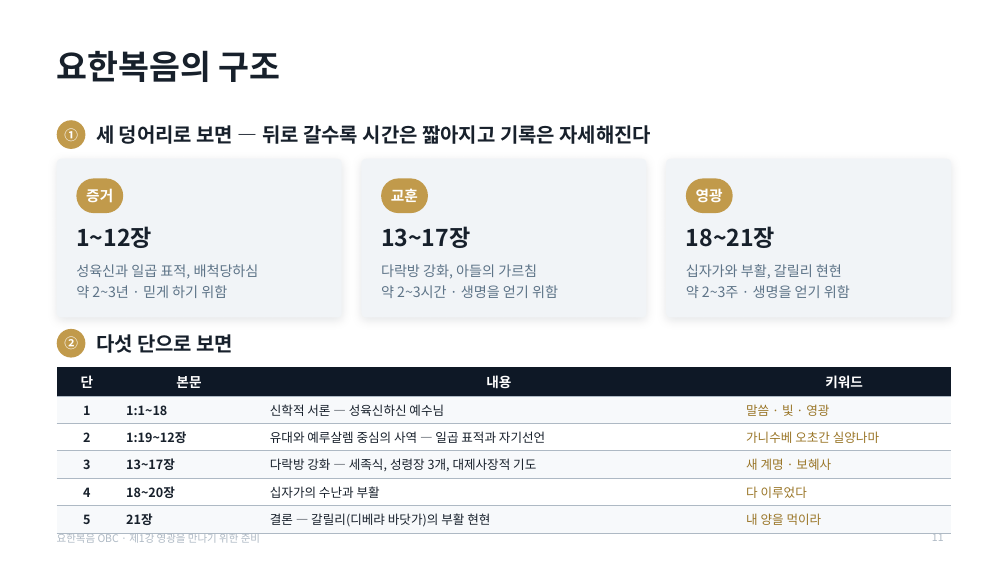
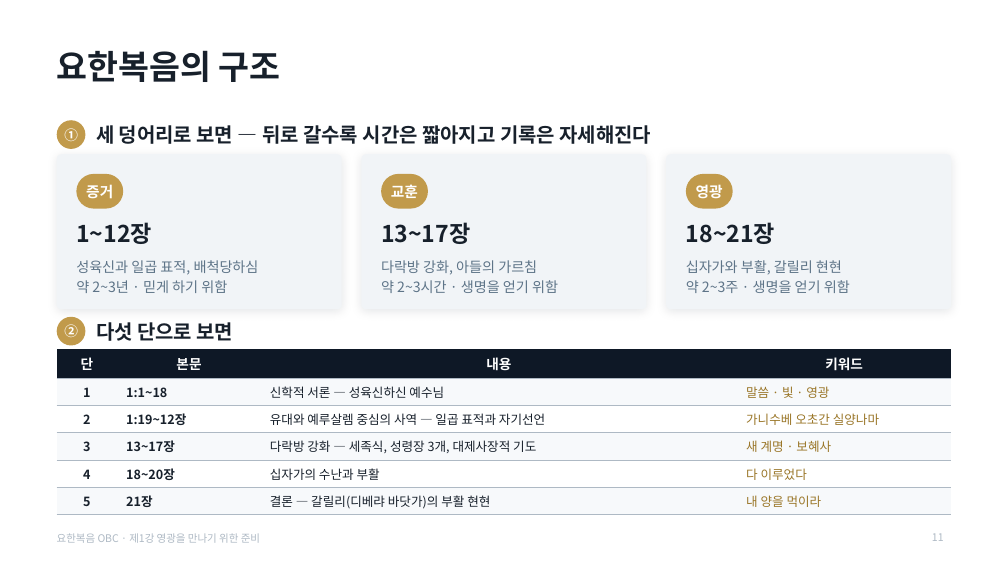
Before and after one commit to mio-modu/bible_GospelofJohn, a slide deck: slide 11 of dist/요한복음_1강_영광을_만나기_위한_준비.pptx. Drawn at 1008x567 pixels with LibreOffice and Linux fonts; fonts in the diff are those of the drawing. Boxes give left, top, right and bottom in pixels: in the first picture for what was removed or moved away, otherwise in the second. Text is boxed around its words. In the diff, an @@ line names an element or a change of style, - is before the commit and + after.

```diff
--- a/dist/요한복음_1강_영광을_만나기_위한_준비.pptx
+++ b/dist/요한복음_1강_영광을_만나기_위한_준비.pptx
@@ rounded rectangle: place and size @@
-rounded rectangle at box(57, 159, 342, 318)
+rounded rectangle at box(57, 154, 342, 309)
@@ rounded rectangle: place and size @@
-rounded rectangle at box(361, 159, 647, 318)
+rounded rectangle at box(361, 154, 647, 309)
@@ rounded rectangle: place and size @@
-rounded rectangle at box(666, 159, 951, 318)
+rounded rectangle at box(666, 154, 951, 309)
@@ 6 texts, 3 rounded rectangles: place and size @@
-6 texts, 3 rounded rectangles at box(76, 178, 775, 248)
+6 texts, 3 rounded rectangles at box(76, 174, 775, 244)
@@ text "성육신과 일곱 표적, 배척당하심": place and size @@
-text "성육신과 일곱 표적, 배척당하심" at box(76, 264, 259, 298)
+text "성육신과 일곱 표적, 배척당하심" at box(76, 260, 259, 293)
@@ text "다락방 강화, 아들의 가르침": place and size @@
-text "다락방 강화, 아들의 가르침" at box(381, 264, 558, 298)
+text "다락방 강화, 아들의 가르침" at box(381, 260, 558, 293)
@@ text "십자가와 부활, 갈릴리 현현": place and size @@
-text "십자가와 부활, 갈릴리 현현" at box(686, 264, 850, 298)
+text "십자가와 부활, 갈릴리 현현" at box(686, 260, 850, 293)
@@ 2 texts, 1 ellipse: place and size @@
-2 texts, 1 ellipse at box(57, 329, 234, 358)
+2 texts, 1 ellipse at box(57, 317, 234, 346)
@@ table: place and size @@
-table at box(57, 368, 951, 531)
+table at box(57, 349, 951, 513)
```
Also in this commit, not shown: 11 other slides changed, 6 other files.
